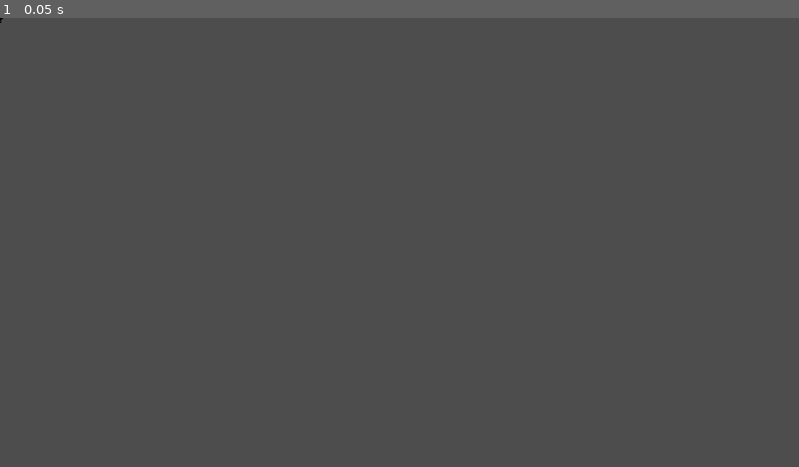
Above: before the commit, frame 1.
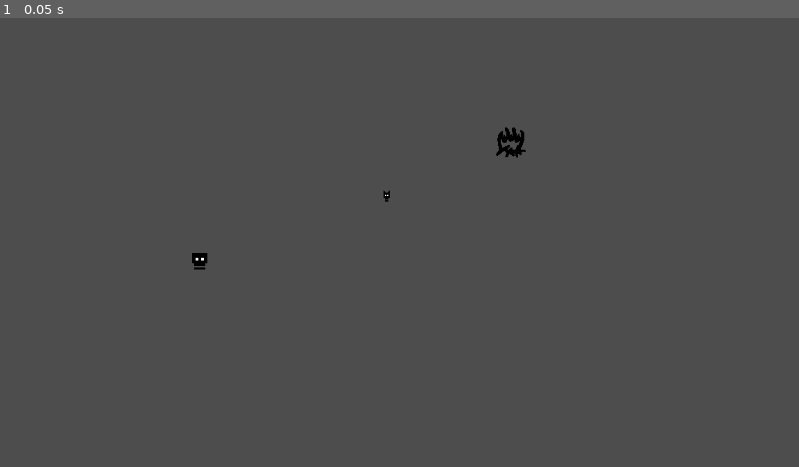
Above: after the commit, the same moment.

Repository: Ron-Sungcang/GameJam2026
Game: Godot game, scene res://scenes/main.tscn
The game is run twice, just before and just after one commit, with the same random seed, the same clock (stepped at 60 frames per second) and the same inputs. Before the commit the project starts from res://scenes/map_icons.tscn.
Inputs:
- Up to frame 1 (0.05 s): no input

The runs differ from the first frame. In frame 1, 0.2% of the frame differs, in the area x 0-66%, y 0-57%.

Commit message:
finished resources for elite, common, and rest sites

Diff:
--- a/project.godot
+++ b/project.godot
@@ -11,7 +11,7 @@
 [application]
 
 config/name="gamejam"
-run/main_scene="uid://dtea6if57xmmg"
+run/main_scene="uid://deotlyst3v2p8"
 config/features=PackedStringArray("4.5", "Forward Plus")
 config/icon="res://assets/icon.svg"
 
--- /dev/null
+++ b/resources/map_icons/Common_icon.tres
@@ -0,0 +1,10 @@
+[gd_resource type="Resource" script_class="MapIconInfo" load_steps=3 format=3 uid="uid://nfm3kfreaeau"]
+
+[ext_resource type="Script" uid="uid://b104vyxkjeq3o" path="res://scripts/map/MapIconInfo.gd" id="1_oojit"]
+[ext_resource type="Texture2D" uid="uid://cky08vuh03jp1" path="res://assets/Common_Icon.png" id="2_simq2"]
+
+[resource]
+script = ExtResource("1_oojit")
+id = "1"
+type = "Common"
+sprite = ExtResource("2_simq2")
--- /dev/null
+++ b/resources/map_icons/Rest_icon.tres
@@ -0,0 +1,10 @@
+[gd_resource type="Resource" script_class="MapIconInfo" load_steps=3 format=3 uid="uid://d2b10740ap07y"]
+
+[ext_resource type="Script" uid="uid://b104vyxkjeq3o" path="res://scripts/map/MapIconInfo.gd" id="1_ljsdp"]
+[ext_resource type="Texture2D" uid="uid://nck7wo8bpekt" path="res://assets/Rest_Icon.png" id="2_wa8ap"]
+
+[resource]
+script = ExtResource("1_ljsdp")
+id = "2"
+type = "Rest"
+sprite = ExtResource("2_wa8ap")
--- a/scenes/main.tscn
+++ b/scenes/main.tscn
@@ -1,6 +1,22 @@
-[gd_scene load_steps=2 format=3 uid="uid://deotlyst3v2p8"]
+[gd_scene load_steps=6 format=3 uid="uid://deotlyst3v2p8"]
 
 [ext_resource type="Script" uid="uid://c2kb1ryotl32s" path="res://scripts/main.gd" id="1_o5qli"]
+[ext_resource type="PackedScene" uid="uid://dtea6if57xmmg" path="res://scenes/map_icons.tscn" id="2_sugp2"]
+[ext_resource type="Resource" uid="uid://d2b10740ap07y" path="res://resources/map_icons/Rest_icon.tres" id="3_jyhfs"]
+[ext_resource type="Resource" uid="uid://nfm3kfreaeau" path="res://resources/map_icons/Common_icon.tres" id="3_sugp2"]
+[ext_resource type="Resource" uid="uid://cfungcqwj14iv" path="res://resources/map_icons/Elite_Icon.tres" id="4_tbgi4"]
 
 [node name="Main" type="Node2D"]
 script = ExtResource("1_o5qli")
+
+[node name="map_icons" parent="." instance=ExtResource("2_sugp2")]
+position = Vector2(288, 353)
+icon_info = ExtResource("3_sugp2")
+
+[node name="map_icons2" parent="." instance=ExtResource("2_sugp2")]
+position = Vector2(558, 258)
+icon_info = ExtResource("4_tbgi4")
+
+[node name="map_icons3" parent="." instance=ExtResource("2_sugp2")]
+position = Vector2(738, 176)
+icon_info = ExtResource("3_jyhfs")
--- a/scenes/map_icons.tscn
+++ b/scenes/map_icons.tscn
@@ -1,16 +1,16 @@
 [gd_scene load_steps=4 format=3 uid="uid://dtea6if57xmmg"]
 
-[ext_resource type="Script" uid="uid://cycosn514yvr" path="res://scripts/map/Icon.gd" id="1_6ohjk"]
-[ext_resource type="Resource" uid="uid://cfungcqwj14iv" path="res://resources/map_icons/Elite_Icon.tres" id="2_6ohjk"]
+[ext_resource type="Script" uid="uid://7sxy5vv8y1n5" path="res://scripts/map/Icon.gd" id="1_6ohjk"]
+[ext_resource type="Script" uid="uid://cycosn514yvr" path="res://scripts/map/AreaIcon.gd" id="2_6ohjk"]
 
 [sub_resource type="RectangleShape2D" id="RectangleShape2D_5dmlm"]
 size = Vector2(69, 67)
 
 [node name="map_icons" type="Node2D"]
+script = ExtResource("1_6ohjk")
 
 [node name="Area2D" type="Area2D" parent="."]
-script = ExtResource("1_6ohjk")
-icon_info = ExtResource("2_6ohjk")
+script = ExtResource("2_6ohjk")
 
 [node name="CollisionShape2D" type="CollisionShape2D" parent="Area2D"]
 z_index = 1
--- a/scripts/main.gd
+++ b/scripts/main.gd
@@ -1,7 +1,5 @@
 extends Node2D
 
-@export
-var speed : int = 1000
 
 # Called when the node enters the scene tree for the first time.
 func _ready() -> void:
--- /dev/null
+++ b/scripts/map/AreaIcon.gd
@@ -0,0 +1,19 @@
+extends Area2D
+
+# Called when the node enters the scene tree for the first time.
+func _ready() -> void:
+	input_pickable = true
+	mouse_entered.connect(_on_mouse_entered)
+	mouse_exited.connect(_on_mouse_exit)
+
+func _on_mouse_entered() -> void:
+	print("Mouse entered icon.")
+
+func _on_mouse_exit() -> void:
+	print("Mouse exited icon")
+
+func _input_event(viewport: Viewport, event: InputEvent, shape_idx: int) -> void:
+	if event is InputEventMouseButton and event.is_pressed():
+		if event.button_index == MOUSE_BUTTON_LEFT:
+			var icon_info = get_parent().icon_info
+			print("Should send to " + icon_info.type)
--- a/scripts/map/Icon.gd
+++ b/scripts/map/Icon.gd
@@ -1,29 +1,12 @@
-extends Area2D
+extends Node2D
 
 @export
 var icon_info : MapIconInfo
 
 @onready
-var sprite := $Sprite2D
-
-var common_enemies = []
-var elite_enemies = []
+var sprite := $Area2D/Sprite2D
 
 # Called when the node enters the scene tree for the first time.
 func _ready() -> void:
 	if icon_info and icon_info.sprite:
 		sprite.texture = icon_info.sprite
-	input_pickable = true
-	mouse_entered.connect(_on_mouse_entered)
-	mouse_exited.connect(_on_mouse_exit)
-
-func _on_mouse_entered() -> void:
-	print("Mouse entered icon.")
-
-func _on_mouse_exit() -> void:
-	print("Mouse exited icon")
-
-func _input_event(viewport: Viewport, event: InputEvent, shape_idx: int) -> void:
-	if event is InputEventMouseButton and event.is_pressed():
-		if event.button_index == MOUSE_BUTTON_LEFT:
-			print("Clicked icon")
Binary file added: assets/Common_Icon.png
Not shown, added: assets/Common_Icon.png.import
Binary file added: assets/Rest_Icon.png
Not shown, added: assets/Rest_Icon.png.import
Not shown, added: scripts/map/AreaIcon.gd.uid
Not shown, changed: scripts/map/Icon.gd.uid
